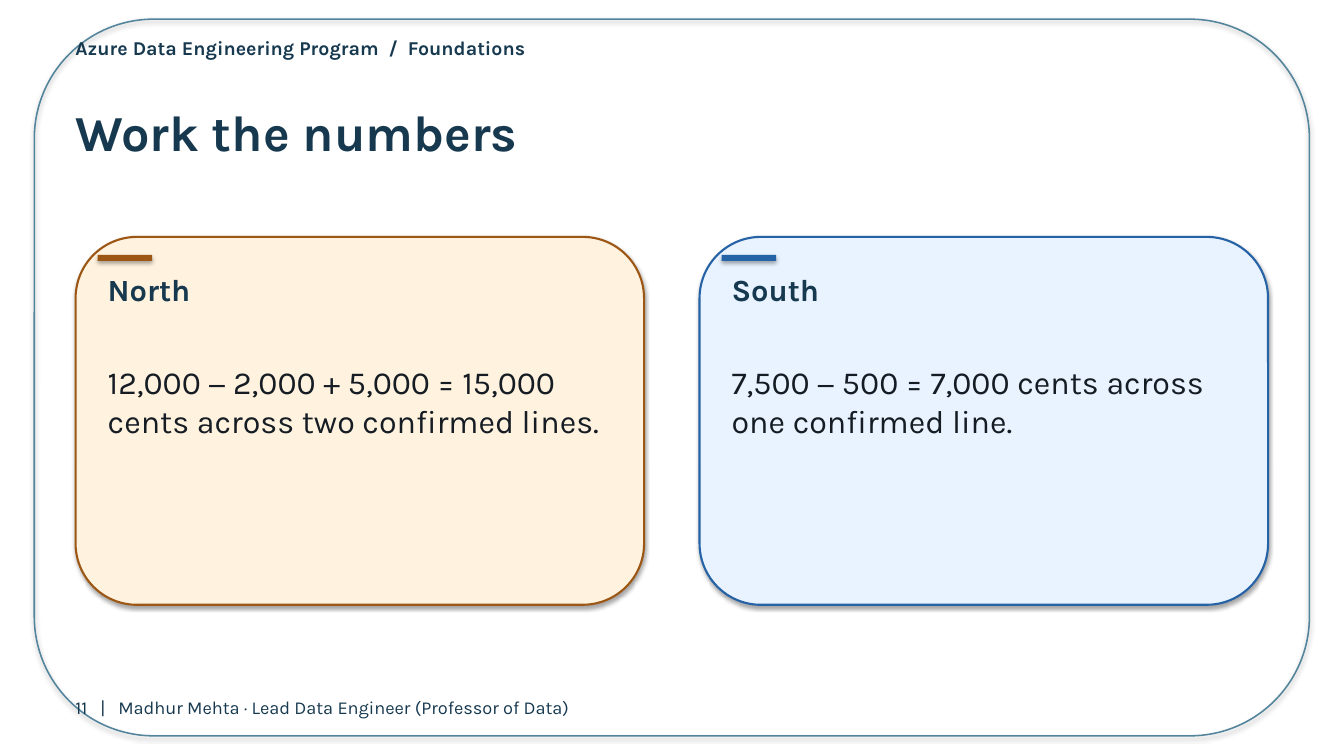
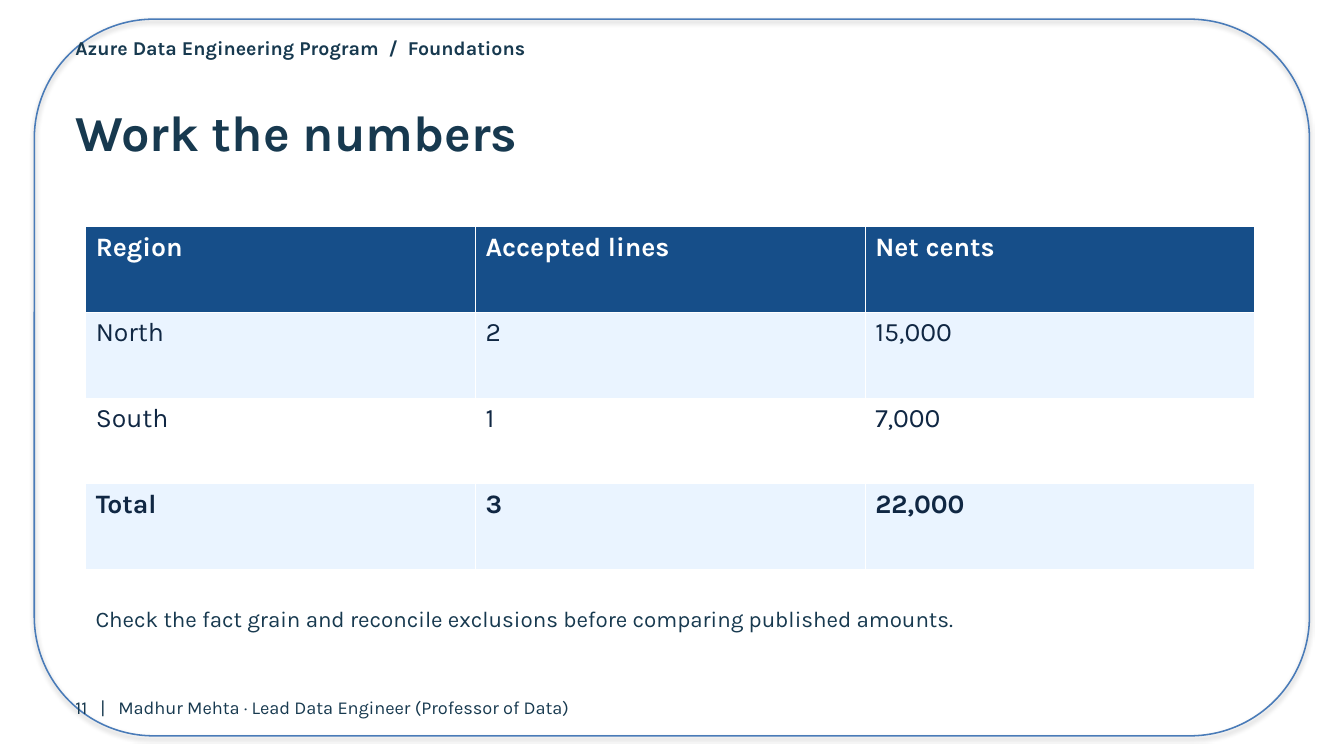
Before and after one commit to Techskills-Aus/azure-data-engineering, a slide deck: slide 11 of 01-data-engineering-foundations/02-oltp-olap-etl-elt/presentation/day02-processing.pptx. Drawn at 1344x756 pixels with LibreOffice and Linux fonts; fonts in the diff are those of the drawing. Boxes give left, top, right and bottom in pixels: in the first picture for what was removed or moved away, otherwise in the second. Text is boxed around its words. In the diff, an @@ line names an element or a change of style, - is before the commit and + after.

```diff
--- a/01-data-engineering-foundations/02-oltp-olap-etl-elt/presentation/day02-processing.pptx
+++ b/01-data-engineering-foundations/02-oltp-olap-etl-elt/presentation/day02-processing.pptx
@@ rounded rectangle at [34,19,1310,736]: outline #52849B 1.1 pt to #497BB8 1.1 pt @@
@@ rounded rectangle removed at [76,237,644,605] @@
@@ table added at [86,227,1256,570], 4 rows, 3 columns @@
+Region | Accepted lines | Net cents
+North | 2 | 15,000
+South | 1 | 7,000
+Total | 3 | 22,000
@@ rounded rectangle removed at [700,237,1268,605] @@
@@ rectangle removed at [98,255,152,261] @@
@@ rectangle removed at [722,255,776,261] @@
@@ text removed at [108,280,191,302] @@
-North
@@ text removed at [732,280,820,302] @@
-South
@@ text removed at [108,373,599,434] @@
-12,000 − 2,000 + 5,000 = 15,000 cents across two confirmed lines.
@@ text removed at [732,373,1204,434] @@
-7,500 − 500 = 7,000 cents across one confirmed line.
@@ text added at [96,611,953,633], 16 pt, text #17394F @@
+Check the fact grain and reconcile exclusions before comparing published amounts.
```
Also in this commit, not shown: 17 other slides changed.
